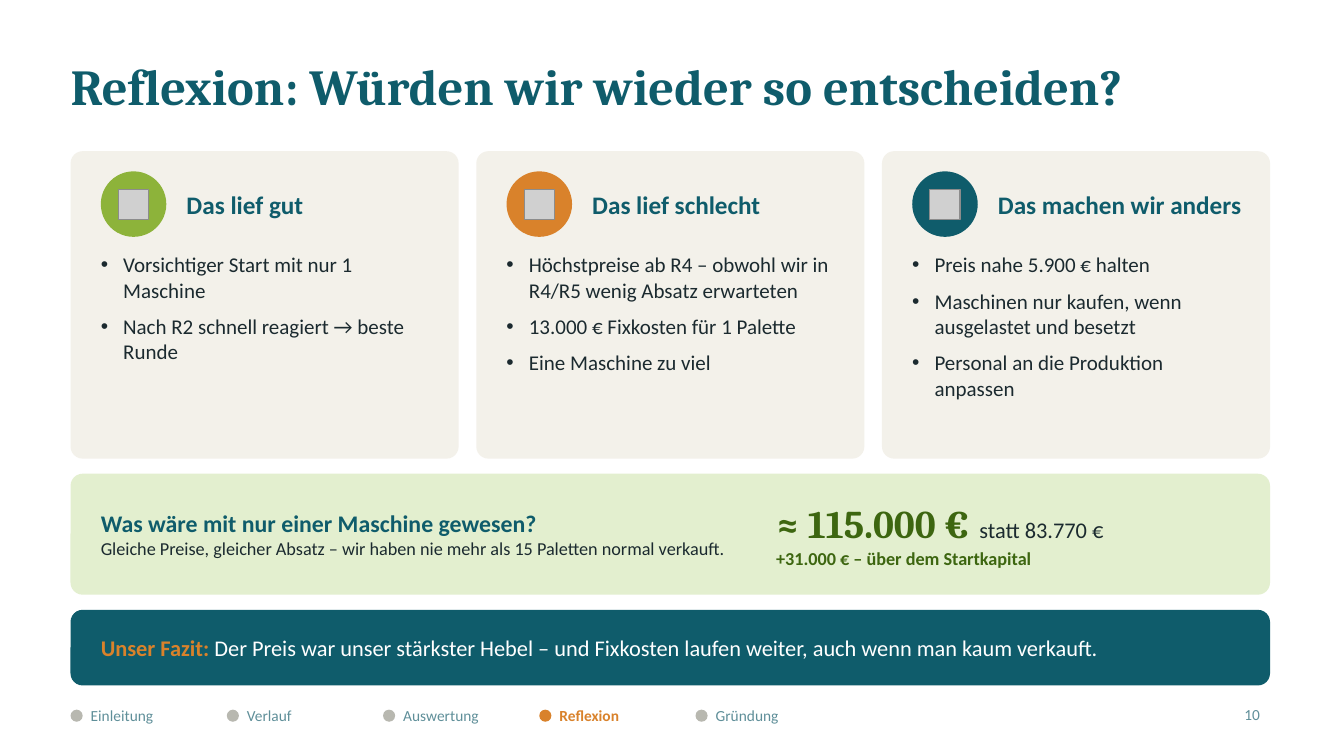
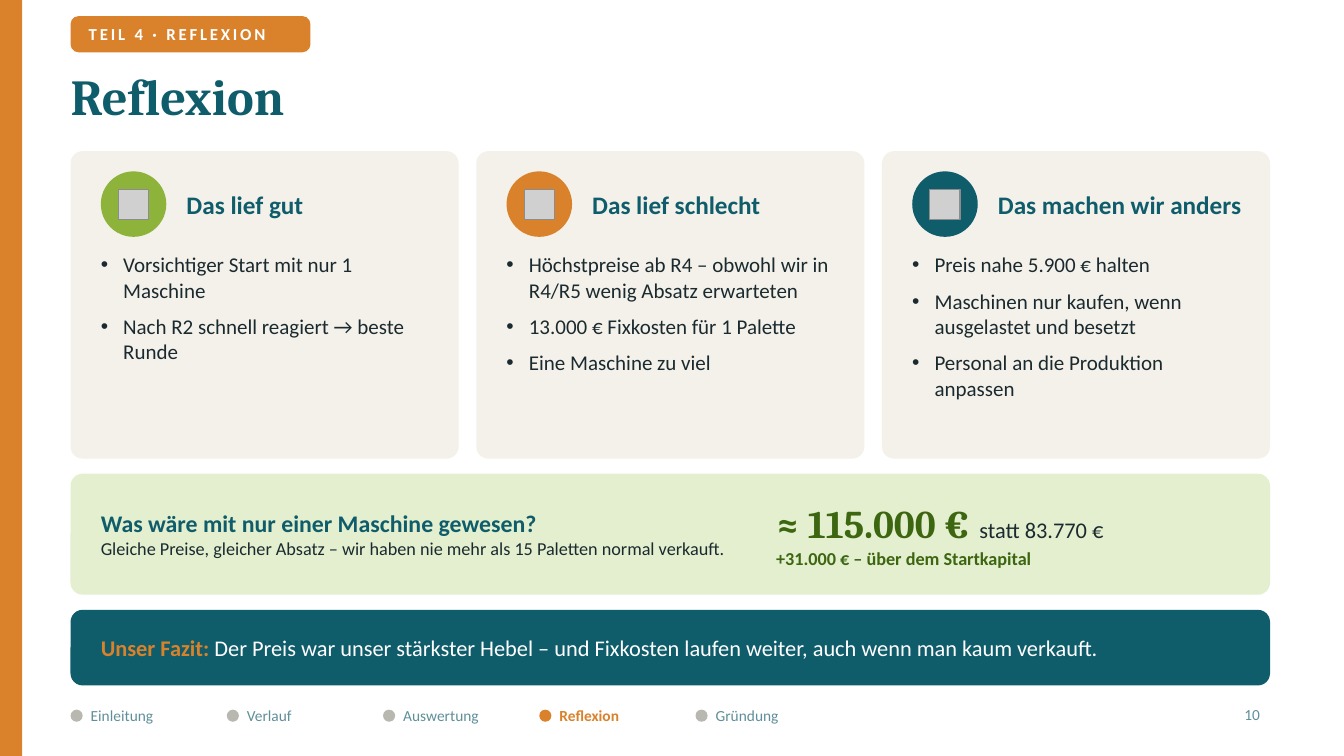
Before and after one commit to jofy0002/claude-workspace, a slide deck: slide 10 of endpraesentation/Elbharz_Endpraesentation.pptx. Drawn at 1344x756 pixels with LibreOffice and Linux fonts; fonts in the diff are those of the drawing; grey boxes stand for pictures. Boxes give left, top, right and bottom in pixels: in the first picture for what was removed or moved away, otherwise in the second. Text is boxed around its words. In the diff, an @@ line names an element or a change of style, - is before the commit and + after.

```diff
--- a/endpraesentation/Elbharz_Endpraesentation.pptx
+++ b/endpraesentation/Elbharz_Endpraesentation.pptx
@@ rectangle added at <box>0,0,22,756</box>, fill #D9822B @@
@@ rounded rectangle added at <box>71,16,311,52</box>, fill #D9822B @@
@@ text added at <box>89,29,265,40</box>, 12 pt, text #FFFFFF, bold @@
+TEIL 4 · REFLEXION
@@ title at <box>71,79,285,116</box>: text changed @@
-Reflexion: Würden wir wieder so entscheiden?
+Reflexion
```
Also in this commit, not shown: 12 other slides changed, 1 slide added, 4 other files.
